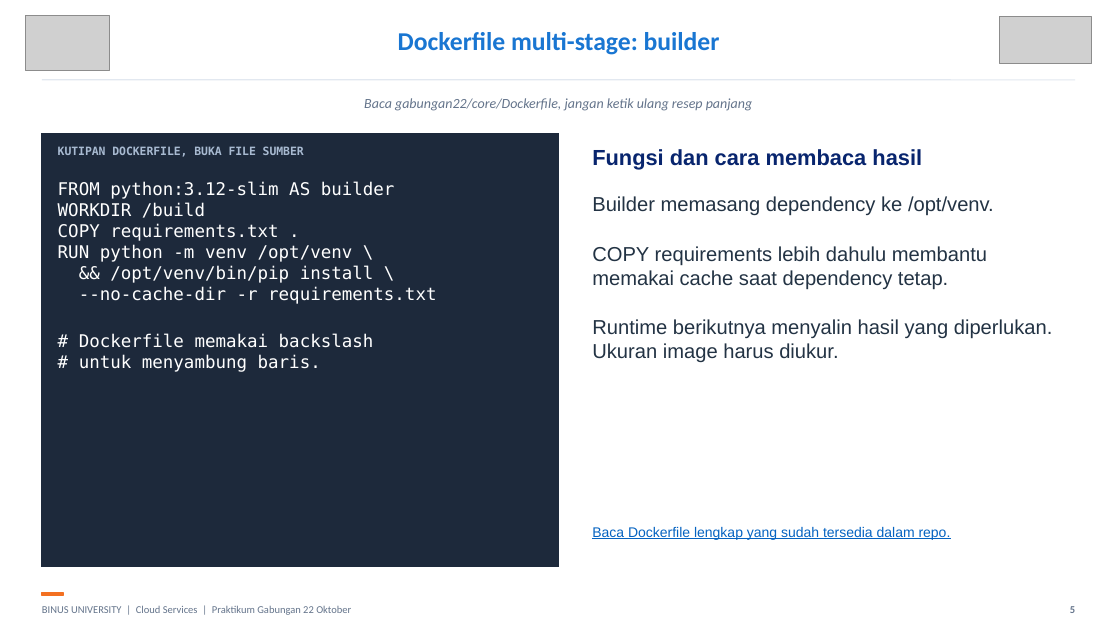
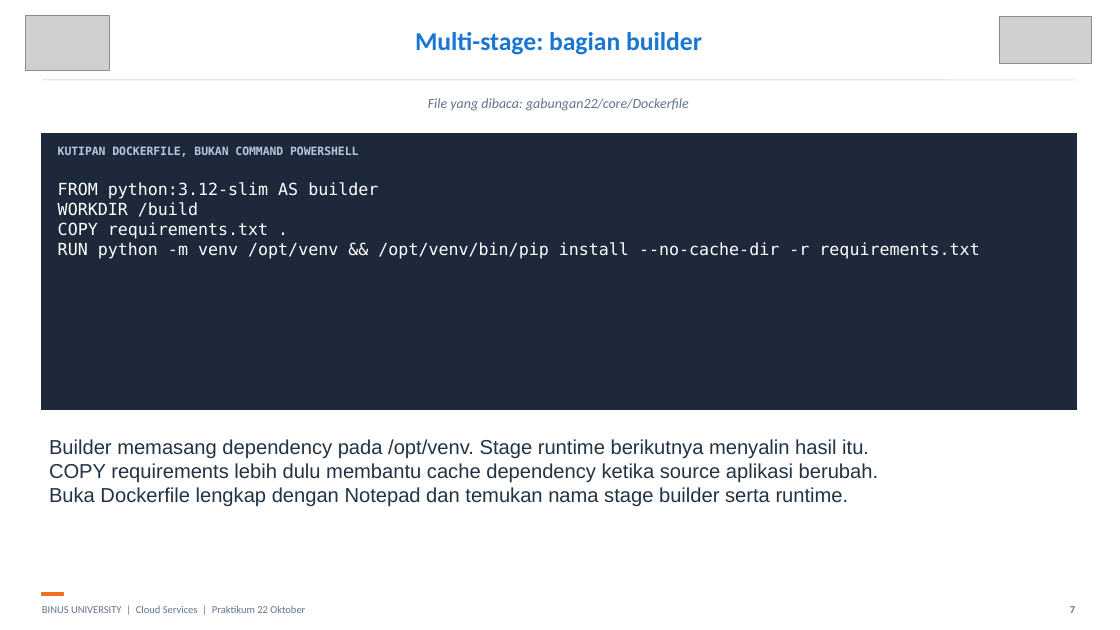
Before and after one commit to SeedFlora/meet6CloudService, a slide deck: slide 7 of slides/LAB_GABUNGAN_DOCKER_CORE_COMPOSE_22_OKTOBER.pptx (slide 5 before the commit). Drawn at 1120x630 pixels with LibreOffice and Linux fonts; fonts in the diff are those of the drawing; grey boxes stand for pictures. Boxes give left, top, right and bottom in pixels: in the first picture for what was removed or moved away, otherwise in the second. Text is boxed around its words. In the diff, an @@ line names an element or a change of style, - is before the commit and + after.

Commit message:
Make Core and Compose workshop linear, local, and ready for classroom use

```diff
--- a/slides/LAB_GABUNGAN_DOCKER_CORE_COMPOSE_22_OKTOBER.pptx
+++ b/slides/LAB_GABUNGAN_DOCKER_CORE_COMPOSE_22_OKTOBER.pptx
@@ text at (415, 32, 702, 55): text changed @@
-Dockerfile multi-stage: builder
+Multi-stage: bagian builder
@@ text at (428, 98, 689, 111): text changed @@
-Baca gabungan22/core/Dockerfile, jangan ketik ulang resep panjang
+File yang dibaca: gabungan22/core/Dockerfile
@@ rectangle: place and size @@
-rectangle at (42, 134, 559, 566)
+rectangle at (42, 134, 1076, 409)
@@ text at (58, 146, 358, 158): text changed; text colour #A8BAD1 to #B5C7DD @@
-KUTIPAN DOCKERFILE, BUKA FILE SUMBER
+KUTIPAN DOCKERFILE, BUKAN COMMAND POWERSHELL
@@ text removed at (592, 149, 922, 170) @@
-Fungsi dan cara membaca hasil
@@ text at (58, 182, 378, 239): size 15 to 14.2 pt in "FROM python:3.12-slim AS builder", "WORKDIR /build", "COPY requirements.txt ." @@
@@ text removed at (592, 196, 1053, 362) @@
-Builder memasang dependency ke /opt/venv.
-COPY requirements lebih dahulu membantu memakai cache saat dependency tetap.
-Runtime berikutnya menyalin hasil yang diperlukan. Ukuran image harus diukur.
@@ text at (58, 242, 979, 259): text changed; size 15 to 14.2 pt @@
-RUN python -m venv /opt/venv \
-&& /opt/venv/bin/pip install \
---no-cache-dir -r requirements.txt
-# Dockerfile memakai backslash
-# untuk menyambung baris.
+RUN python -m venv /opt/venv && /opt/venv/bin/pip install --no-cache-dir -r requirements.txt
@@ text added at (49, 439, 878, 507), 17.2 pt, text #233344 @@
+Builder memasang dependency pada /opt/venv. Stage runtime berikutnya menyalin hasil itu.
+COPY requirements lebih dulu membantu cache dependency ketika source aplikasi berubah.
+Buka Dockerfile lengkap dengan Notepad dan temukan nama stage builder serta runtime.
@@ text removed at (592, 527, 951, 540) @@
-Baca Dockerfile lengkap yang sudah tersedia dalam repo.
@@ text at (42, 605, 305, 613): text changed @@
-BINUS UNIVERSITY | Cloud Services | Praktikum Gabungan 22 Oktober
+BINUS UNIVERSITY | Cloud Services | Praktikum 22 Oktober
@@ text at (1070, 606, 1075, 613): text changed @@
-5
+7
```
Also in this commit, not shown: 19 other slides changed, 10 slides added, 9 slides removed, 17 other files.
